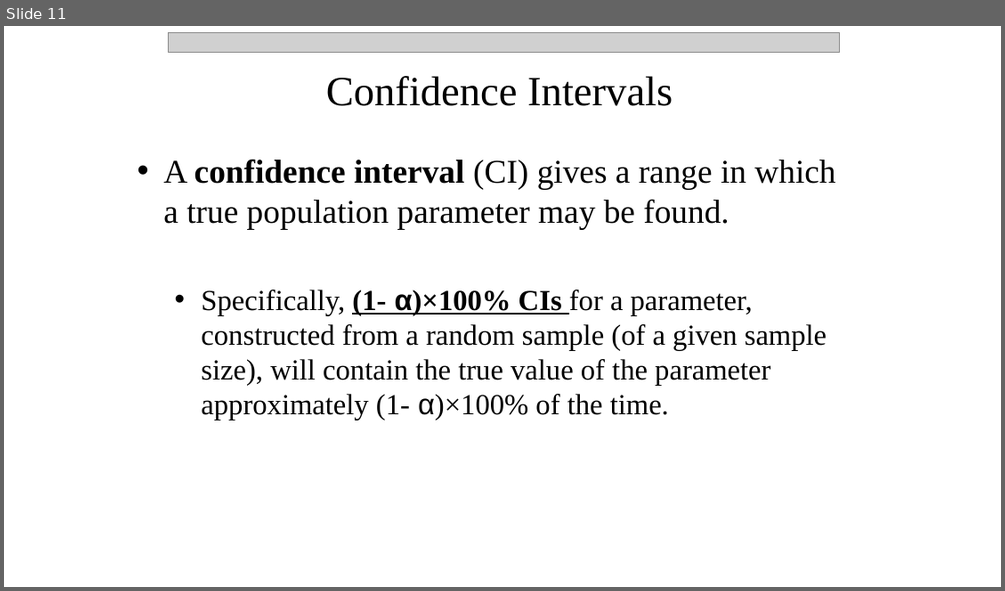
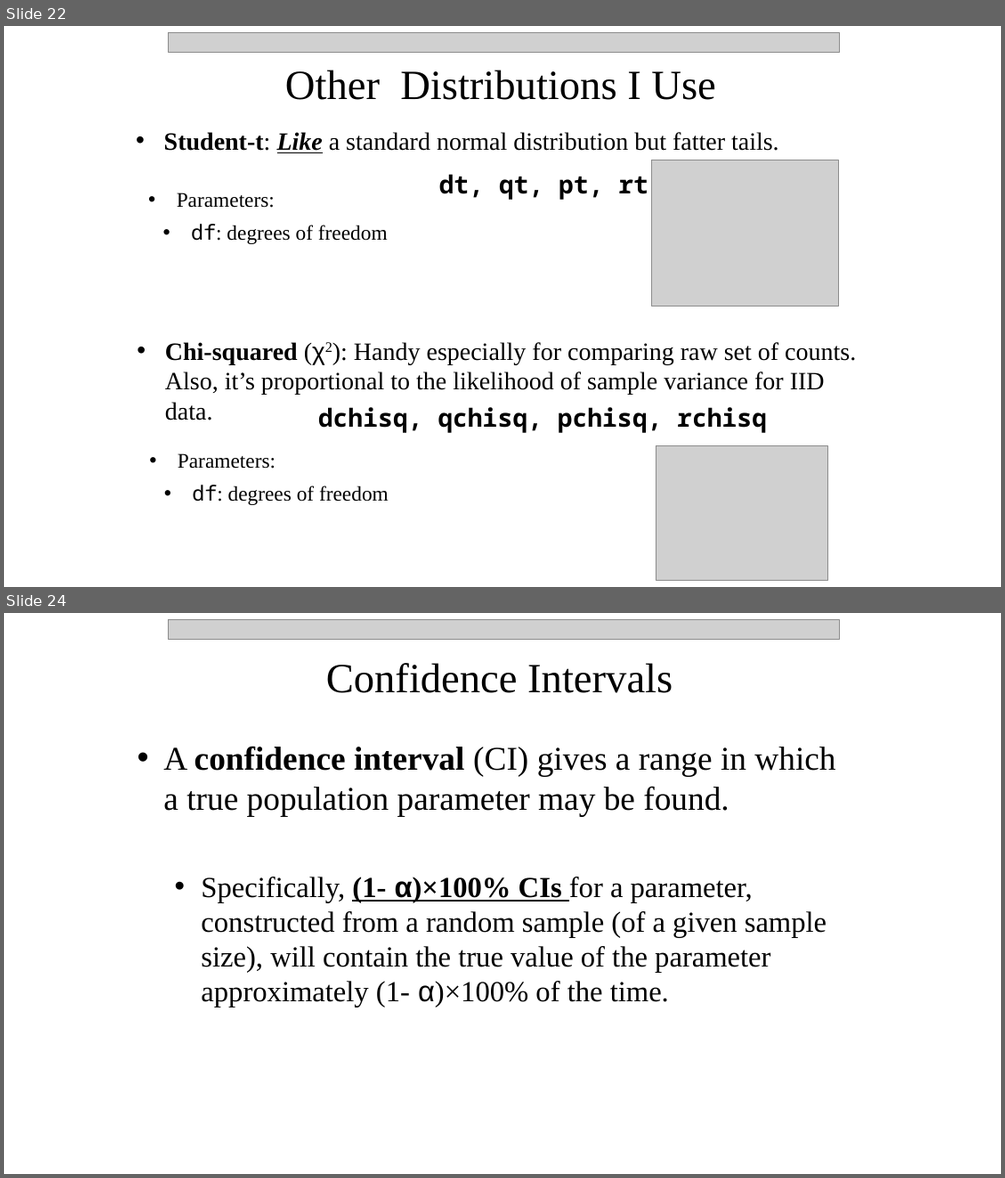
Before and after one commit to npetraco/workshop21, a slide deck: notes/day_2.pptx. Shown one above the other, each under a label of ours: slide 11 before the commit, slides 22 and 24 after it; the slides between them are not shown. The pictures are 1005x591 and 1005x1178 pixels, drawn with LibreOffice and Linux fonts; fonts in the diff are those of the drawing; grey boxes stand for pictures. Boxes give left, top, right and bottom in pixels: in the first picture for what was removed or moved away, otherwise in the second. Text is boxed around its words. In the diff, an @@ line names an element or a change of style, - is before the commit and + after.

```diff
--- a/notes/day_2.pptx
+++ b/notes/day_2.pptx
@@ slide 22 added at (x1=4, y1=26, x2=1001, y2=587), background #FFFFFF @@
@@ picture added at (x1=169, y1=32, x2=840, y2=52) @@
@@ text added at (x1=285, y1=70, x2=715, y2=100), 40 pt, text #000000 @@
+Other Distributions I Use
@@ text added at (x1=164, y1=132, x2=779, y2=153), 24 pt, text #000000 @@
+• Student-t: Like a standard normal distribution but fatter tails.
@@ text added at (x1=439, y1=174, x2=648, y2=200), 24 pt, text #000000, bold @@
+dt, qt, pt, rt
@@ picture added at (x1=652, y1=160, x2=839, y2=305) @@
@@ text added at (x1=177, y1=192, x2=275, y2=208), 20 pt, text #000000 @@
+• Parameters:
@@ text added at (x1=191, y1=224, x2=388, y2=244), 20 pt, text #000000 @@
+• df: degrees of freedom
@@ text added at (x1=165, y1=342, x2=856, y2=420), 24 pt, text #000000 @@
+• Chi-squared (χ2): Handy especially for comparing raw set of counts. Also, it’s proportional to the likelihood of sample variance for IID data.
@@ text added at (x1=318, y1=407, x2=767, y2=433), 24 pt, text #000000, bold @@
+dchisq, qchisq, pchisq, rchisq
@@ picture added at (x1=655, y1=445, x2=827, y2=580) @@
@@ text added at (x1=178, y1=453, x2=275, y2=468), 20 pt, text #000000 @@
+• Parameters:
@@ text added at (x1=192, y1=484, x2=388, y2=505), 20 pt, text #000000 @@
+• df: degrees of freedom
@@ what was slide 11 is now slide 24 @@
```
Also in this commit, not shown: 2 slides changed, 15 other slides added, 1 other file.
